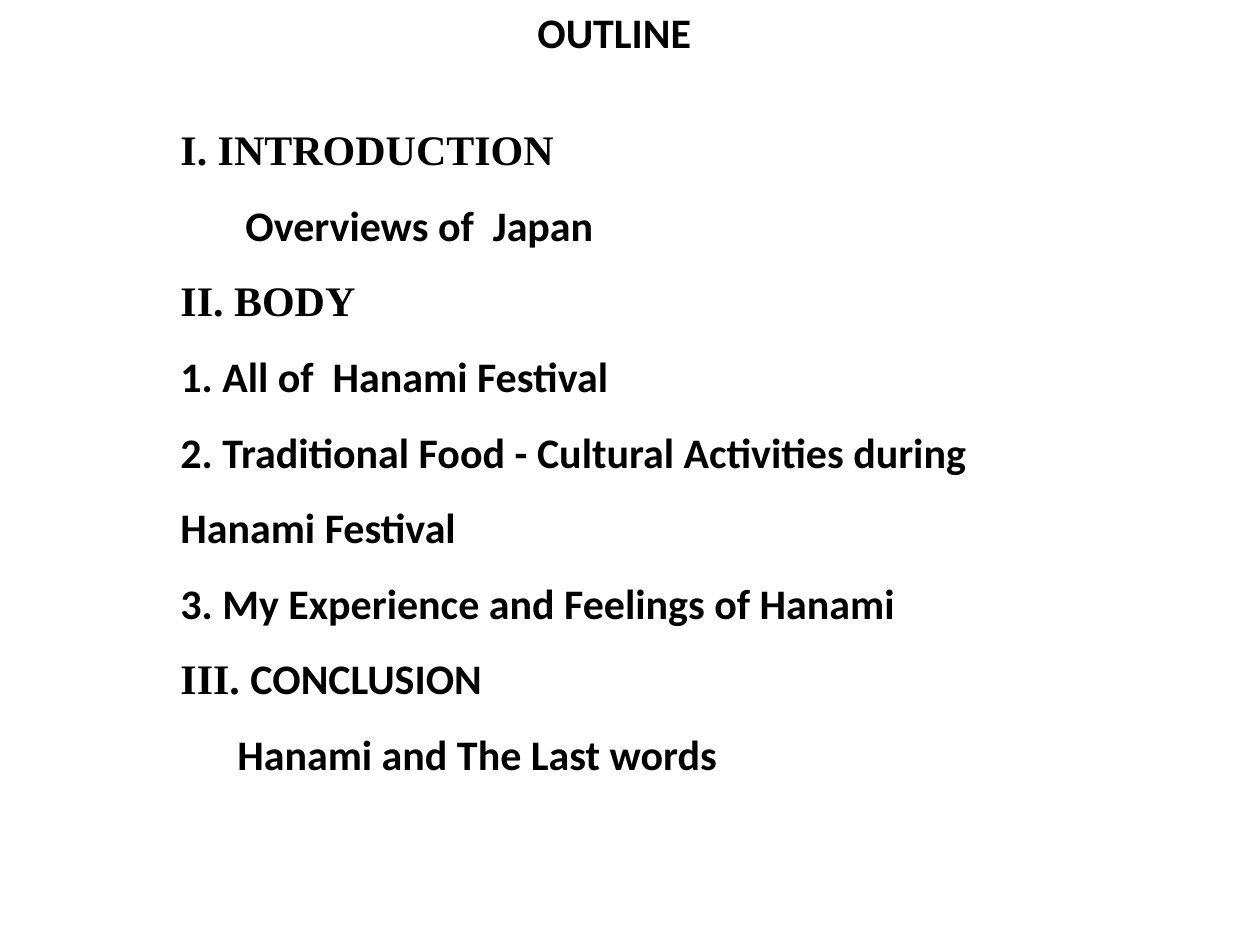
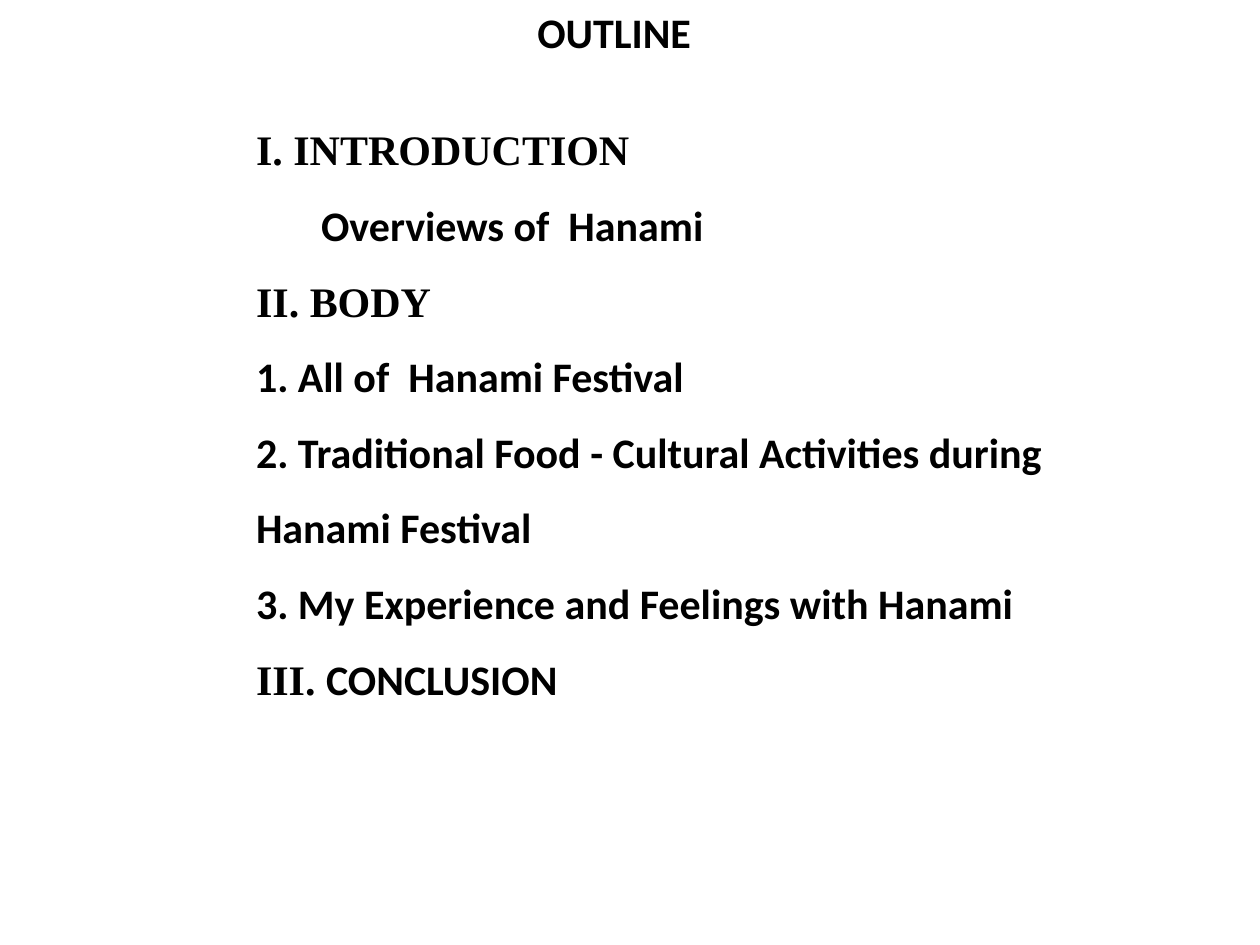
Before and after one commit to tuan2909/tailieu, a slide deck: slide 2 of tieng anh/HANAMISLIDE.pptx. Drawn at 1260x945 pixels with LibreOffice and Linux fonts; fonts in the diff are those of the drawing. Boxes give left, top, right and bottom in pixels: in the first picture for what was removed or moved away, otherwise in the second. Text is boxed around its words. In the diff, an @@ line names an element or a change of style, - is before the commit and + after.

```diff
--- a/tieng anh/HANAMISLIDE.pptx
+++ b/tieng anh/HANAMISLIDE.pptx
@@ text "I. INTRODUCTION": place and size @@
-text "I. INTRODUCTION" at (180,137,966,771)
+text "I. INTRODUCTION" at (256,137,1042,696)
@@ text at (256,137,629,318): indent changed @@
@@ text at (321,211,703,242): text changed @@
-Overviews of Japan
+Overviews of Hanami
@@ text at (256,589,1013,626): text changed @@
-3. My Experience and Feelings of Hanami
+3. My Experience and Feelings with Hanami
@@ text at (237,740,717,771): paragraph removed @@
-Hanami and The Last words
```
Also in this commit, not shown: 7 other slides changed, 1 slide added.
